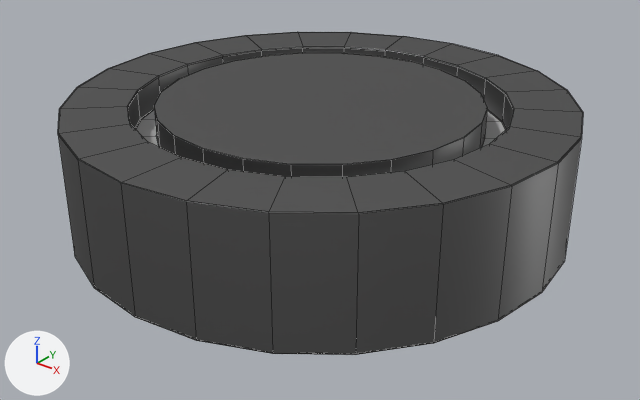
An edit to the Blender file untitled.blend, drawn before and after from the same camera.
Before and after are seen from a 50 mm lens placed at (1.031, -1.29, 0.705), pointed at (0.022, -0.029, -0.076). Every picture has the same lights, and +X, +Y and +Z are marked at lower left. Mesh edges are drawn as thin lines.
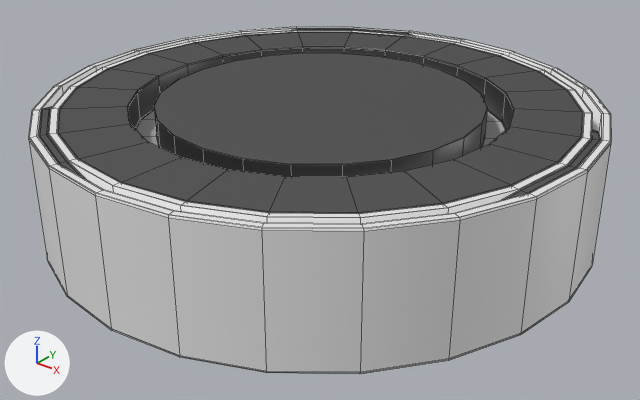
Commit message: Make LatchBase and LatchPetal

Pixel boxes [x1, y1, x2, y2] of what changed, in the pictures (640 x 400 px):
'LatchBase', added
    after: [29, 26, 611, 374]
'LatchPetal', added
    after: [38, 28, 601, 201]

Patch to the scene script:
```diff
--- a/untitled.blend.py
+++ b/untitled.blend.py
@@ me_cylinder_004 @@
+me_cylinder_004.from_pydata(...)  # 240 vertices, 240 faces; spans x -0.533..0.533, y -0.533..0.533, z 0.0..0.125
+me_cylinder_004.polygons.foreach_set('use_smooth', [True] * 240)
+me_cylinder_004.materials.append(mat_material_002)
@@ me_cylinder @@
+me_cylinder.from_pydata(...)  # 432 vertices, 432 faces; spans x -0.55..0.55, y -0.55..0.55, z -0.125..0.125
+me_cylinder.polygons.foreach_set('use_smooth', [True] * 432)
@@ ob_latchpetal @@
+ob_latchpetal = bpy.data.objects.new('LatchPetal', me_cylinder_004)
+ob_latchpetal.location = (0.0, 0.0, 0.0)
@@ ob_latchbase @@
+ob_latchbase = bpy.data.objects.new('LatchBase', me_cylinder)
+ob_latchbase.location = (0.0, 0.0, 0.0)
```
